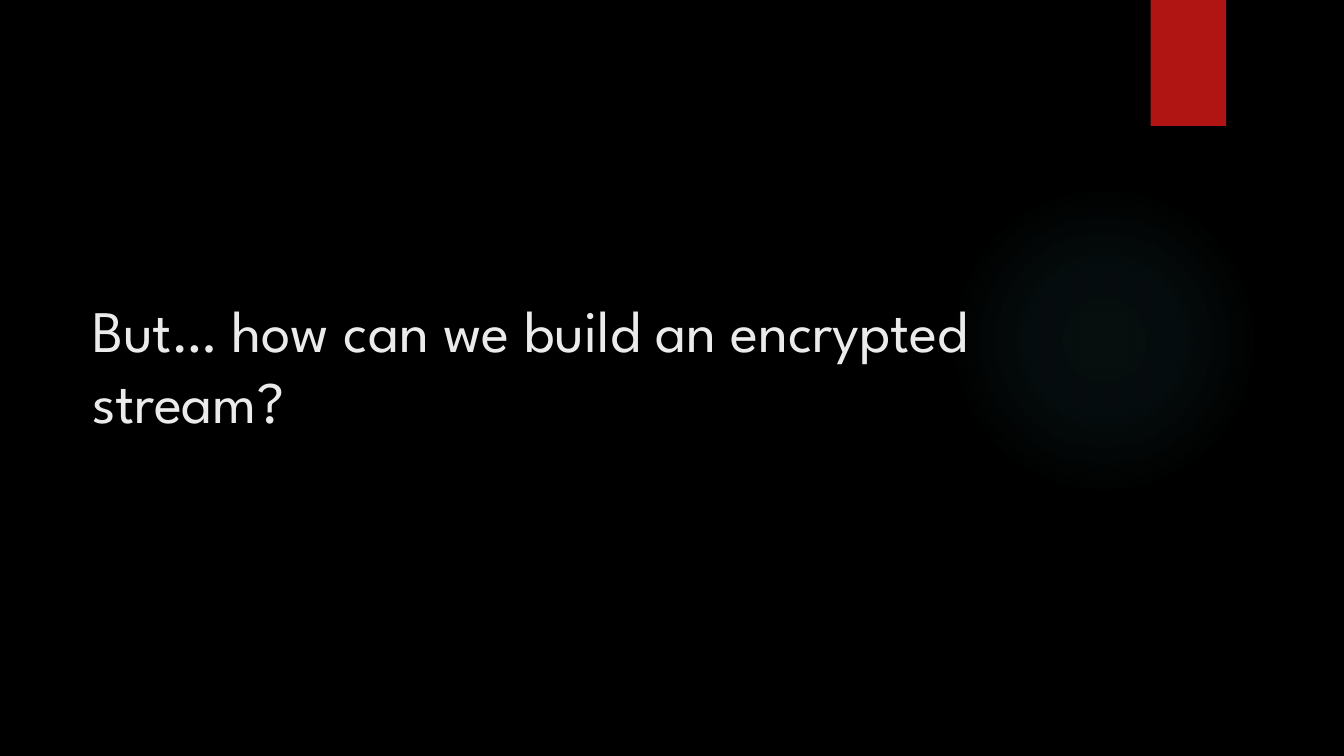
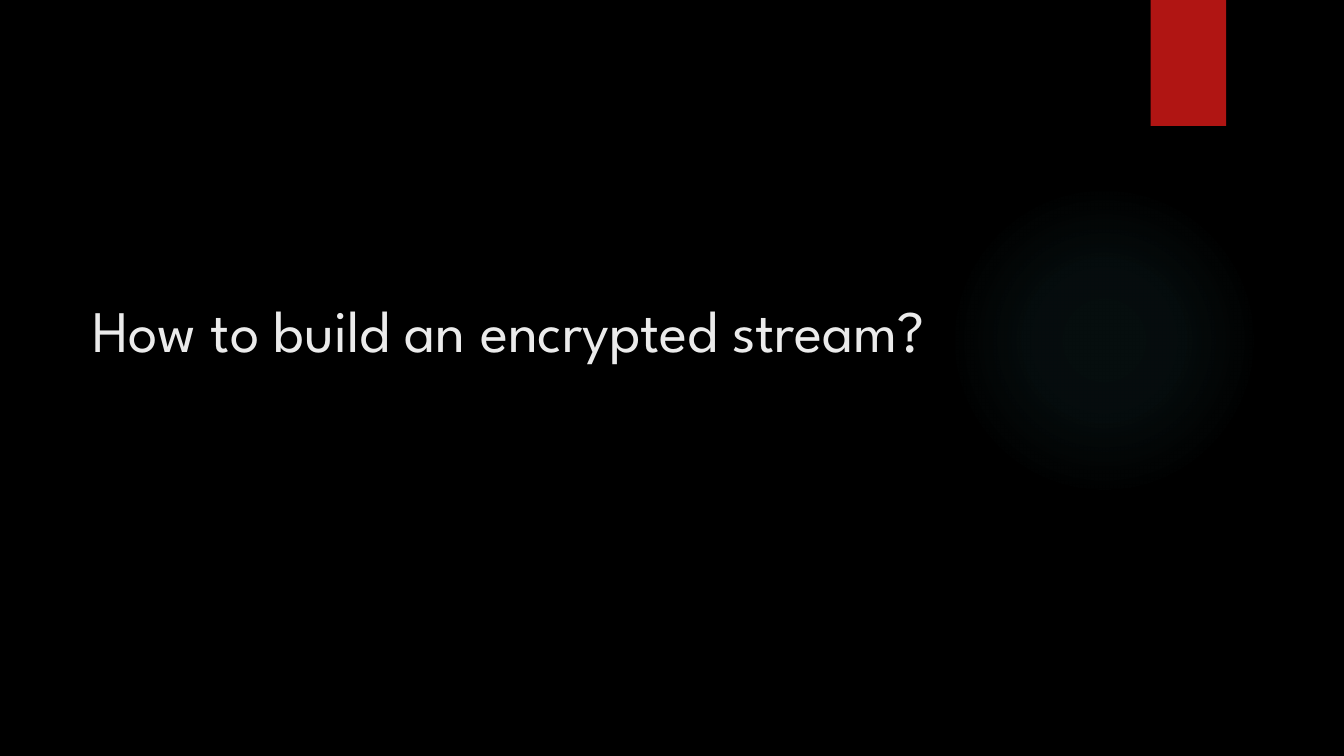
Before and after one commit to DeMaCS-UNICAL/NetworkSecurity, a slide deck: slide 6 of esercitazioni/Laboratory_22-23/Session_2/Lab_02_Slides.pptx. Drawn at 1344x756 pixels with LibreOffice and Linux fonts; fonts in the diff are those of the drawing; background and template pictures are left out. Boxes give left, top, right and bottom in pixels: in the first picture for what was removed or moved away, otherwise in the second. Text is boxed around its words. In the diff, an @@ line names an element or a change of style, - is before the commit and + after.

```diff
--- a/esercitazioni/Laboratory_22-23/Session_2/Lab_02_Slides.pptx
+++ b/esercitazioni/Laboratory_22-23/Session_2/Lab_02_Slides.pptx
@@ text at (92,311,925,365): text changed @@
-But… how can we build an encrypted stream?
+How to build an encrypted stream?
```
Also in this commit, not shown: 7 other slides changed, 2 slides removed, 1 other file.
